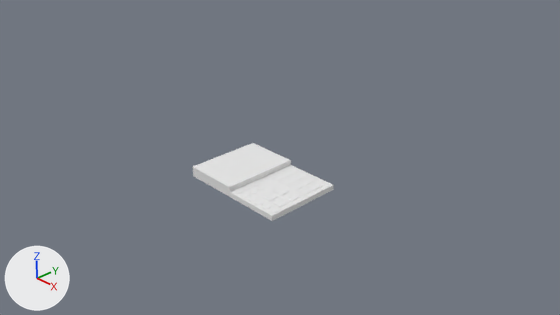
Before and after pictures for a commit that changed the Blender file Models/KEES/KEES_ExperimentNormals.blend.
One viewpoint serves both versions: the file's camera 'Camera'. The lights are fixed; the arrows at lower left show +X, +Y and +Z.

In view in the first picture: 'KEES Exp Base Details', 'KEES Exp Top'.
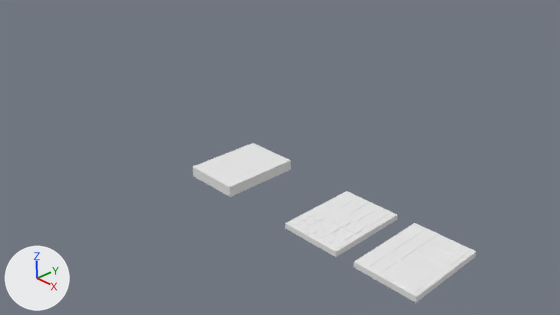
Boxes (x1, y1, x2, y2) around the edits, measured in the pictures (560 x 315 px):
'KEES Exp Base Details', moved: before (230, 165, 334, 221); after (285, 191, 397, 257)
'KEES POSAII Details', added: after (354, 223, 476, 303)

The edits, one by one:
Material 'KEES Experiment.002' (mat_kees_experiment_002) is new.
Its base color is (0.8, 0.8, 0.8) (white #e7e7e7).
Mesh me_cube_003 is new.
It has 94 vertices, 75 faces and spans x -1.1..0.0, y -0.75..0.75, z -0.1..0.01.
It uses material mat_kees_experiment_002 (white #e7e7e7).
Object 'KEES Exp Base Details' (ob_kees_exp_base_details) moves from (0.0, 0.0, 0.0) to (1.41, 0.0, 0.0).
Object 'KEES POSAII Details' (ob_kees_posaii_details) is new; it shows me_cube_003.
Its location is (2.86, 0.0, 0.0).
Its rotation in degrees is (0, 0, 180).
